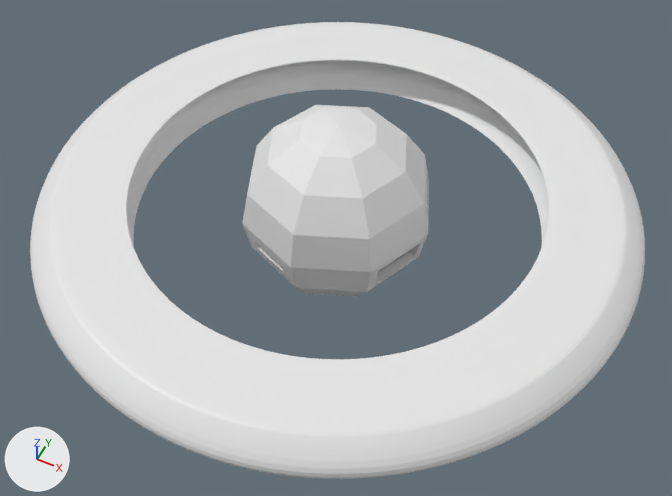
One commit to the Blender file java/data/eye.blend: the scene before it, then after it.
Rendered twice from a camera (50 mm lens) standing at (3.24, -6.52, 7.41) and looking at (0.16, -0.35, -0.3). The axes (+X, +Y, +Z) are drawn at lower left. The lights are the same throughout.
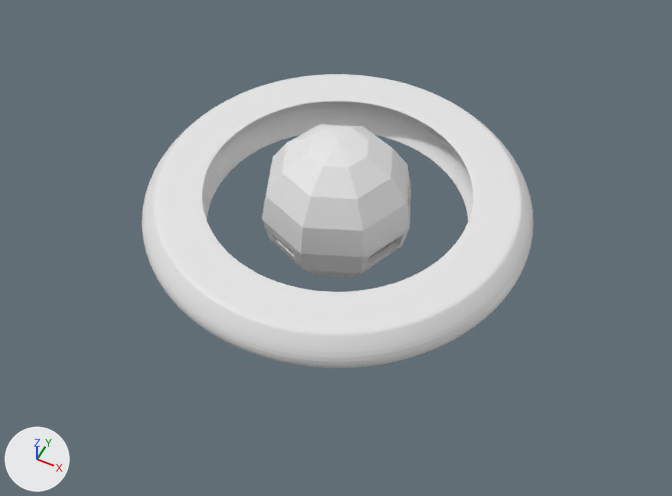
Boxes [x1, y1, x2, y2] around the edits, measured in the pictures (672 x 496 px):
'Circle', rescaled (36% narrower, 36% shorter): before [30, 22, 645, 479]; after [142, 74, 533, 368]
'Sphere', rescaled (20% narrower, 20% shorter): before [242, 105, 429, 297]; after [262, 124, 411, 278]

Patch to the scene script:
```diff
--- a/java/data/eye.blend.py
+++ b/java/data/eye.blend.py
@@ ob_sphere @@
 ob_sphere.rotation_euler = (3.13, 0.0, 0.0)  # degrees (179, 0, 0)
+ob_sphere.scale = (0.8, 0.8, 0.8)
@@ ob_circle @@
 ob_circle.location = (0.0, 0.0, -0.22)
-ob_circle.scale = (3.1, 3.1, 3.1)
+ob_circle.scale = (2.0, 2.0, 3.1)
 _m = ob_circle.modifiers.new('Subdivision', 'SUBSURF')
```
